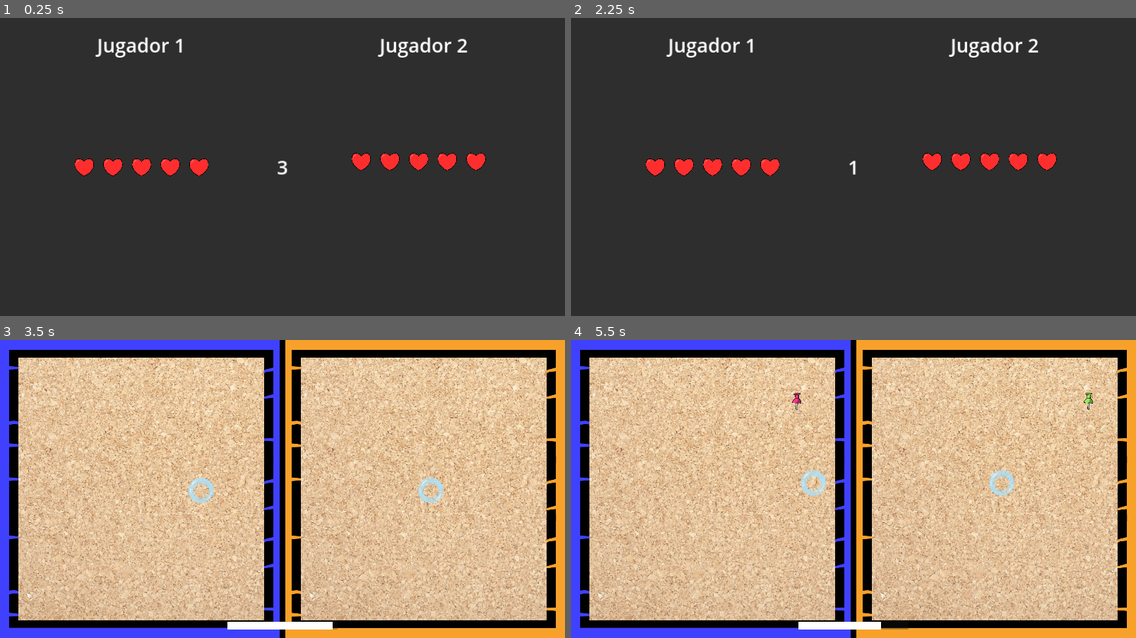
Above: before the commit, frames 1-4 (two rows, left to right).
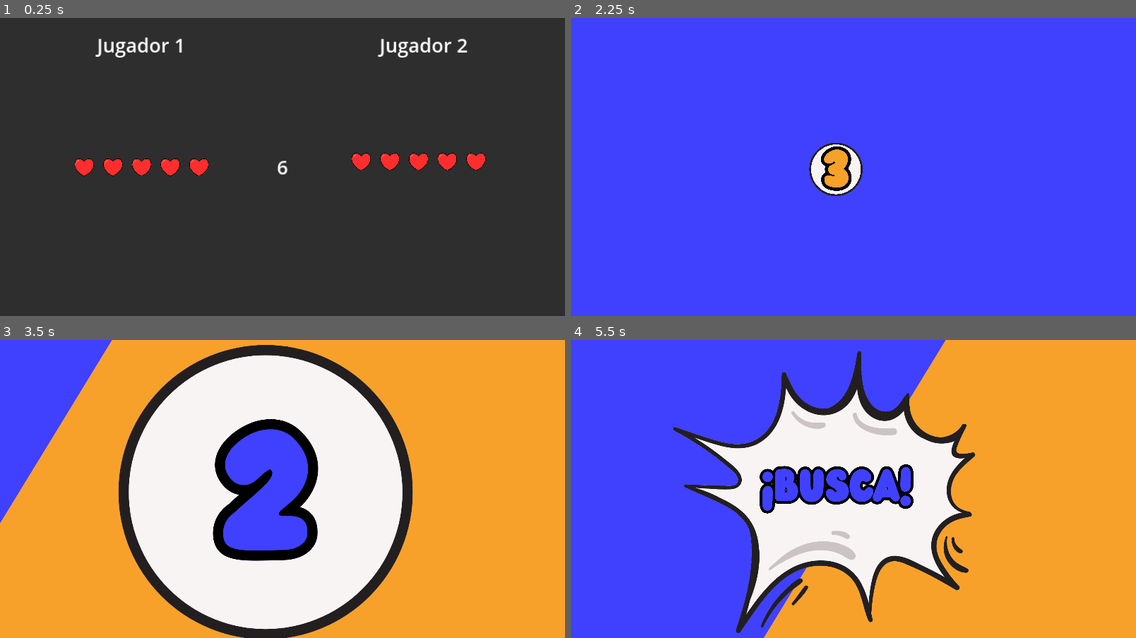
Above: after the commit, the same moments.

Repository: pablo4licante/gamejam-25
Game: Godot game, scene res://escenas/managers/main.tscn
Same seed, same stepped clock (60 frames per second), same inputs: the game is played once before the commit and once after it.
Inputs:
- Up to frame 1 (0.25 s): no input
- Up to frame 2 (2.25 s): tap Enter at 0.5, 2 s; hold D (1_right) 0.53-2.03 s; tap W (1_up) at 0.77, 1.52 s; tap Space at 1.25 s; hold A (1_left) from 2.03 s (still down)
- Up to frame 3 (3.5 s): release A (1_left) at 2.78 s; hold D (1_right) from 2.78 s (still down); tap W (1_up) at 3.02 s
- Up to frame 4 (5.5 s): tap W (1_up) at 3.77, 4.52 s; release D (1_right) at 4.28 s; hold A (1_left) 4.28-5.03 s; hold D (1_right) from 5.03 s (still down)

The runs differ from the first frame. In frame 1, less than 0.1% of the frame differs, in the area x 49-51%, y 47-53%; in frame 2, 100%, in the area x 0-100%, y 0-100%; in frame 3, 92%; in frame 4, 91%.

Commit message:
Transicion

Diff:
--- a/escenas/managers/main.gd
+++ b/escenas/managers/main.gd
@@ -15,8 +15,9 @@
 
 @export var ui_resultado : Label
 
+@export var ui_transicion : Node2D
+
 @export var audio_player: AudioStreamPlayer2D
-
 @export var sounds : Array[AudioStream]
 
 var sound_links = {
@@ -33,7 +34,7 @@
 }
 
 var TIEMPO_JUEGO = 10.0
-var TIEMPO_TRANSICION = 3.0
+var TIEMPO_TRANSICION = 6.0
 
 var nivel_actual = ""
 var nivel_seleccionado = ""
@@ -322,6 +323,12 @@
 
 		else:
 			contador_carga -= 1 * delta
+			if contador_carga < 4:
+				ui_transicion.play()
+				ui_transicion.visible = true
+			else:
+				ui_transicion.visible = false
+
 			if contador_carga > 0:
 				actualizar_vidas()
 				ui_panel_juego.visible = false
--- a/escenas/managers/main.tscn
+++ b/escenas/managers/main.tscn
@@ -13,6 +13,7 @@
 [ext_resource type="AudioStream" uid="uid://dxov2ev4fkauk" path="res://assets/sonidos/Hinchar.wav" id="9_wnqji"]
 [ext_resource type="AudioStream" uid="uid://bah8hx5jflnfc" path="res://assets/sonidos/LlegarMeta.wav" id="10_ftlh4"]
 [ext_resource type="AudioStream" uid="uid://daoeyn0wssl27" path="res://assets/sonidos/Salto.wav" id="11_mf8h3"]
+[ext_resource type="PackedScene" uid="uid://cjyi62ngihfto" path="res://escenas/ui/transicion_guapa.tscn" id="12_h8klh"]
 
 [sub_resource type="StyleBoxEmpty" id="StyleBoxEmpty_2nuhl"]
 
@@ -26,7 +27,8 @@
 [sub_resource type="AudioStreamPolyphonic" id="AudioStreamPolyphonic_srt52"]
 polyphony = 100
 
-[node name="Node2D" type="Node2D" node_paths=PackedStringArray("viewport_juego1", "viewport_juego2", "viewport_compartido", "ui_contador_carga", "ui_contador_juego", "ui_panel_juego", "ui_panel_vidas", "ui_corazon", "ui_vidas1", "ui_vidas2", "ui_resultado", "audio_player")]
+[node name="Node2D" type="Node2D" node_paths=PackedStringArray("viewport_juego1", "viewport_juego2", "viewport_compartido", "ui_contador_carga", "ui_contador_juego", "ui_panel_juego", "ui_panel_vidas", "ui_corazon", "ui_vidas1", "ui_vidas2", "ui_resultado", "ui_transicion", "audio_player")]
+z_index = 1
 script = ExtResource("1_byav3")
 viewport_juego1 = NodePath("CanvasLayer/PanelJuego/ContenedorJuego1/SubViewport")
 viewport_juego2 = NodePath("CanvasLayer/PanelJuego/ContenedorJuego2/SubViewport")
@@ -39,10 +41,12 @@
 ui_vidas1 = NodePath("CanvasLayer/PanelVidas/Panel/Vidas1")
 ui_vidas2 = NodePath("CanvasLayer/PanelVidas/Panel2/Vidas2")
 ui_resultado = NodePath("CanvasLayer/PanelHUD/Resultado")
+ui_transicion = NodePath("TransicionGuapa")
 audio_player = NodePath("AudioStreamPlayer2D")
 sounds = Array[AudioStream]([ExtResource("2_3ro0p"), ExtResource("3_hj8pf"), ExtResource("4_5pqir"), ExtResource("5_0c4n4"), ExtResource("6_fss5v"), ExtResource("7_w6tfw"), ExtResource("8_v6a23"), ExtResource("9_wnqji"), ExtResource("10_ftlh4"), ExtResource("11_mf8h3")])
 
 [node name="CanvasLayer" type="CanvasLayer" parent="."]
+layer = -1
 
 [node name="PanelJuego" type="Panel" parent="CanvasLayer"]
 texture_filter = 2
@@ -261,3 +265,6 @@
 stream = SubResource("AudioStreamPolyphonic_srt52")
 max_polyphony = 100
 playback_type = 1
+
+[node name="TransicionGuapa" parent="." instance=ExtResource("12_h8klh")]
+z_index = 10
--- /dev/null
+++ b/escenas/ui/transicion_guapa.gd
@@ -0,0 +1,15 @@
+extends Node2D
+
+@onready var anim_player : AnimationPlayer = $AnimationPlayer
+
+func play() -> void:
+	anim_player.play("count")
+
+# Called when the node enters the scene tree for the first time.
+func _ready() -> void:
+	pass # Replace with function body.
+
+
+# Called every frame. 'delta' is the elapsed time since the previous frame.
+func _process(delta: float) -> void:
+	pass
--- a/escenas/ui/transicion_guapa.tscn
+++ b/escenas/ui/transicion_guapa.tscn
@@ -1,5 +1,6 @@
-[gd_scene load_steps=13 format=3 uid="uid://cjyi62ngihfto"]
-
+[gd_scene load_steps=14 format=3 uid="uid://cjyi62ngihfto"]
+
+[ext_resource type="Script" path="res://escenas/ui/transicion_guapa.gd" id="1_1bxlk"]
 [ext_resource type="Texture2D" uid="uid://cef483c52ijxv" path="res://assets/ui/fondo_cambio_nivel_naranja.png" id="1_whx5k"]
 [ext_resource type="Texture2D" uid="uid://drt07q32d24js" path="res://assets/ui/fondo_cambio_nivel_naranja_mitad.png" id="2_24etx"]
 [ext_resource type="Texture2D" uid="uid://dkkgjnaumlckv" path="res://assets/ui/fondo_cambio_nivel_azul.png" id="3_arwja"]
@@ -9,6 +10,141 @@
 [ext_resource type="Texture2D" uid="uid://b1ht6hs7rexv7" path="res://assets/ui/num_tres.png" id="6_4mbdd"]
 [ext_resource type="Texture2D" uid="uid://bccf38n6sp0b" path="res://assets/ui/num_dos.png" id="7_0c0ic"]
 [ext_resource type="Texture2D" uid="uid://dpyprsw1267ig" path="res://assets/ui/num_uno.png" id="8_c6iqk"]
+
+[sub_resource type="Animation" id="Animation_uoh50"]
+length = 0.001
+tracks/0/type = "value"
+tracks/0/imported = false
+tracks/0/enabled = true
+tracks/0/path = NodePath("FondoCambioNivelAzul2:position")
+tracks/0/interp = 1
+tracks/0/loop_wrap = true
+tracks/0/keys = {
+"times": PackedFloat32Array(0),
+"transitions": PackedFloat32Array(1),
+"update": 0,
+"values": [Vector2(-519, 449)]
+}
+tracks/1/type = "value"
+tracks/1/imported = false
+tracks/1/enabled = true
+tracks/1/path = NodePath("FondoCambioNivelAzul:position")
+tracks/1/interp = 1
+tracks/1/loop_wrap = true
+tracks/1/keys = {
+"times": PackedFloat32Array(0),
+"transitions": PackedFloat32Array(1),
+"update": 0,
+"values": [Vector2(2437, 513)]
+}
+tracks/2/type = "value"
+tracks/2/imported = false
+tracks/2/enabled = true
+tracks/2/path = NodePath("BocadilliEsplota:scale")
+tracks/2/interp = 1
+tracks/2/loop_wrap = true
+tracks/2/keys = {
+"times": PackedFloat32Array(0),
+"transitions": PackedFloat32Array(1),
+"update": 0,
+"values": [Vector2(1e-05, 1e-05)]
+}
+tracks/3/type = "value"
+tracks/3/imported = false
+tracks/3/enabled = true
+tracks/3/path = NodePath("FondoCambioNivelNaranja:position")
+tracks/3/interp = 1
+tracks/3/loop_wrap = true
+tracks/3/keys = {
+"times": PackedFloat32Array(0),
+"transitions": PackedFloat32Array(1),
+"update": 0,
+"values": [Vector2(1022, 551)]
+}
+tracks/4/type = "value"
+tracks/4/imported = false
+tracks/4/enabled = true
+tracks/4/path = NodePath("FondoCambioNivelNaranjaMitad:position")
+tracks/4/interp = 1
+tracks/4/loop_wrap = true
+tracks/4/keys = {
+"times": PackedFloat32Array(0),
+"transitions": PackedFloat32Array(1),
+"update": 0,
+"values": [Vector2(958, 522)]
+}
+tracks/5/type = "value"
+tracks/5/imported = false
+tracks/5/enabled = true
+tracks/5/path = NodePath("FondoCambioNivelNaranja:visible")
+tracks/5/interp = 1
+tracks/5/loop_wrap = true
+tracks/5/keys = {
+"times": PackedFloat32Array(0),
+"transitions": PackedFloat32Array(1),
+"update": 1,
+"values": [true]
+}
+tracks/6/type = "value"
+tracks/6/imported = false
+tracks/6/enabled = true
+tracks/6/path = NodePath("NumTres:scale")
+tracks/6/interp = 1
+tracks/6/loop_wrap = true
+tracks/6/keys = {
+"times": PackedFloat32Array(0),
+"transitions": PackedFloat32Array(1),
+"update": 0,
+"values": [Vector2(1e-05, 1e-05)]
+}
+tracks/7/type = "value"
+tracks/7/imported = false
+tracks/7/enabled = true
+tracks/7/path = NodePath("NumDos:scale")
+tracks/7/interp = 1
+tracks/7/loop_wrap = true
+tracks/7/keys = {
+"times": PackedFloat32Array(0),
+"transitions": PackedFloat32Array(1),
+"update": 0,
+"values": [Vector2(1e-05, 1e-05)]
+}
+tracks/8/type = "value"
+tracks/8/imported = false
+tracks/8/enabled = true
+tracks/8/path = NodePath("NumUno:scale")
+tracks/8/interp = 1
+tracks/8/loop_wrap = true
+tracks/8/keys = {
+"times": PackedFloat32Array(0),
+"transitions": PackedFloat32Array(1),
+"update": 0,
+"values": [Vector2(1e-05, 1e-05)]
+}
+tracks/9/type = "value"
+tracks/9/imported = false
+tracks/9/enabled = true
+tracks/9/path = NodePath("NumCirculo:scale")
+tracks/9/interp = 1
+tracks/9/loop_wrap = true
+tracks/9/keys = {
+"times": PackedFloat32Array(0),
+"transitions": PackedFloat32Array(1),
+"update": 0,
+"values": [Vector2(1e-05, 1e-05)]
+}
+tracks/10/type = "value"
+tracks/10/imported = false
+tracks/10/enabled = true
+tracks/10/path = NodePath("TEXTO:scale")
+tracks/10/interp = 1
+tracks/10/loop_wrap = true
+tracks/10/keys = {
+"times": PackedFloat32Array(0),
+"transitions": PackedFloat32Array(1),
+"update": 0,
+"values": [Vector2(1e-05, 1e-05)]
+}
 
 [sub_resource type="Animation" id="Animation_n2u7r"]
 resource_name = "count"
@@ -147,141 +283,6 @@
 "values": [Vector2(1e-05, 1e-05), Vector2(0.8, 0.8), Vector2(0.85, 0.85), Vector2(0, 0)]
 }
 
-[sub_resource type="Animation" id="Animation_uoh50"]
-length = 0.001
-tracks/0/type = "value"
-tracks/0/imported = false
-tracks/0/enabled = true
-tracks/0/path = NodePath("FondoCambioNivelAzul2:position")
-tracks/0/interp = 1
-tracks/0/loop_wrap = true
-tracks/0/keys = {
-"times": PackedFloat32Array(0),
-"transitions": PackedFloat32Array(1),
-"update": 0,
-"values": [Vector2(-519, 449)]
-}
-tracks/1/type = "value"
-tracks/1/imported = false
-tracks/1/enabled = true
-tracks/1/path = NodePath("FondoCambioNivelAzul:position")
-tracks/1/interp = 1
-tracks/1/loop_wrap = true
-tracks/1/keys = {
-"times": PackedFloat32Array(0),
-"transitions": PackedFloat32Array(1),
-"update": 0,
-"values": [Vector2(2437, 513)]
-}
-tracks/2/type = "value"
-tracks/2/imported = false
-tracks/2/enabled = true
-tracks/2/path = NodePath("BocadilliEsplota:scale")
-tracks/2/interp = 1
-tracks/2/loop_wrap = true
-tracks/2/keys = {
-"times": PackedFloat32Array(0),
-"transitions": PackedFloat32Array(1),
-"update": 0,
-"values": [Vector2(1e-05, 1e-05)]
-}
-tracks/3/type = "value"
-tracks/3/imported = false
-tracks/3/enabled = true
-tracks/3/path = NodePath("FondoCambioNivelNaranja:position")
-tracks/3/interp = 1
-tracks/3/loop_wrap = true
-tracks/3/keys = {
-"times": PackedFloat32Array(0),
-"transitions": PackedFloat32Array(1),
-"update": 0,
-"values": [Vector2(1022, 551)]
-}
-tracks/4/type = "value"
-tracks/4/imported = false
-tracks/4/enabled = true
-tracks/4/path = NodePath("FondoCambioNivelNaranjaMitad:position")
-tracks/4/interp = 1
-tracks/4/loop_wrap = true
-tracks/4/keys = {
-"times": PackedFloat32Array(0),
-"transitions": PackedFloat32Array(1),
-"update": 0,
-"values": [Vector2(958, 522)]
-}
-tracks/5/type = "value"
-tracks/5/imported = false
-tracks/5/enabled = true
-tracks/5/path = NodePath("FondoCambioNivelNaranja:visible")
-tracks/5/interp = 1
-tracks/5/loop_wrap = true
-tracks/5/keys = {
-"times": PackedFloat32Array(0),
-"transitions": PackedFloat32Array(1),
-"update": 1,
-"values": [true]
-}
-tracks/6/type = "value"
-tracks/6/imported = false
-tracks/6/enabled = true
-tracks/6/path = NodePath("NumTres:scale")
-tracks/6/interp = 1
-tracks/6/loop_wrap = true
-tracks/6/keys = {
-"times": PackedFloat32Array(0),
-"transitions": PackedFloat32Array(1),
-"update": 0,
-"values": [Vector2(1e-05, 1e-05)]
-}
-tracks/7/type = "value"
-tracks/7/imported = false
-tracks/7/enabled = true
-tracks/7/path = NodePath("NumDos:scale")
-tracks/7/interp = 1
-tracks/7/loop_wrap = true
-tracks/7/keys = {
-"times": PackedFloat32Array(0),
-"transitions": PackedFloat32Array(1),
-"update": 0,
-"values": [Vector2(1e-05, 1e-05)]
-}
-tracks/8/type = "value"
-tracks/8/imported = false
-tracks/8/enabled = true
-tracks/8/path = NodePath("NumUno:scale")
-tracks/8/interp = 1
-tracks/8/loop_wrap = true
-tracks/8/keys = {
-"times": PackedFloat32Array(0),
-"transitions": PackedFloat32Array(1),
-"update": 0,
-"values": [Vector2(1e-05, 1e-05)]
-}
-tracks/9/type = "value"
-tracks/9/imported = false
-tracks/9/enabled = true
-tracks/9/path = NodePath("NumCirculo:scale")
-tracks/9/interp = 1
-tracks/9/loop_wrap = true
-tracks/9/keys = {
-"times": PackedFloat32Array(0),
-"transitions": PackedFloat32Array(1),
-"update": 0,
-"values": [Vector2(1e-05, 1e-05)]
-}
-tracks/10/type = "value"
-tracks/10/imported = false
-tracks/10/enabled = true
-tracks/10/path = NodePath("TEXTO:scale")
-tracks/10/interp = 1
-tracks/10/loop_wrap = true
-tracks/10/keys = {
-"times": PackedFloat32Array(0),
-"transitions": PackedFloat32Array(1),
-"update": 0,
-"values": [Vector2(1e-05, 1e-05)]
-}
-
 [sub_resource type="AnimationLibrary" id="AnimationLibrary_gfi6a"]
 _data = {
 "RESET": SubResource("Animation_uoh50"),
@@ -289,6 +290,7 @@
 }
 
 [node name="TransicionGuapa" type="Node2D"]
+script = ExtResource("1_1bxlk")
 
 [node name="Sprite2D" type="Sprite2D" parent="."]
 
Not shown: 1 places in escenas/managers/main.tscn that only renumber resources
Not shown: 1 places in escenas/niveles/escena_plataformas_2.tscn that only renumber resources
Not shown: 1 places in escenas/niveles/game_pinchos.tscn that only renumber resources
